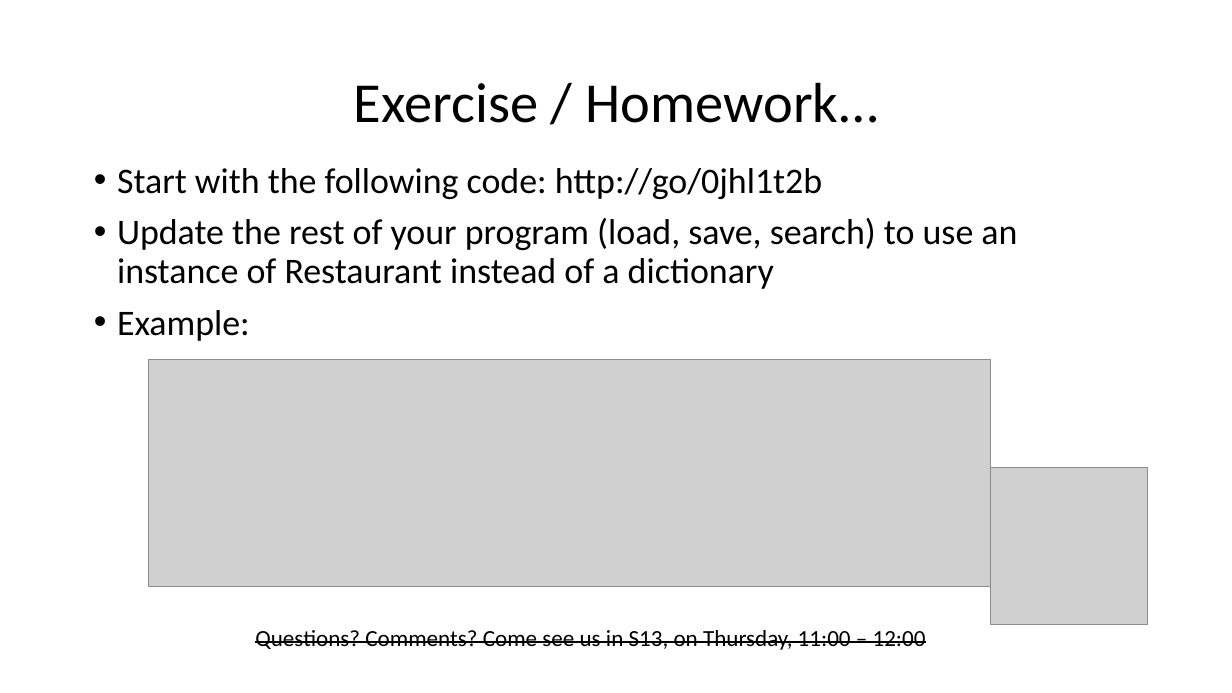
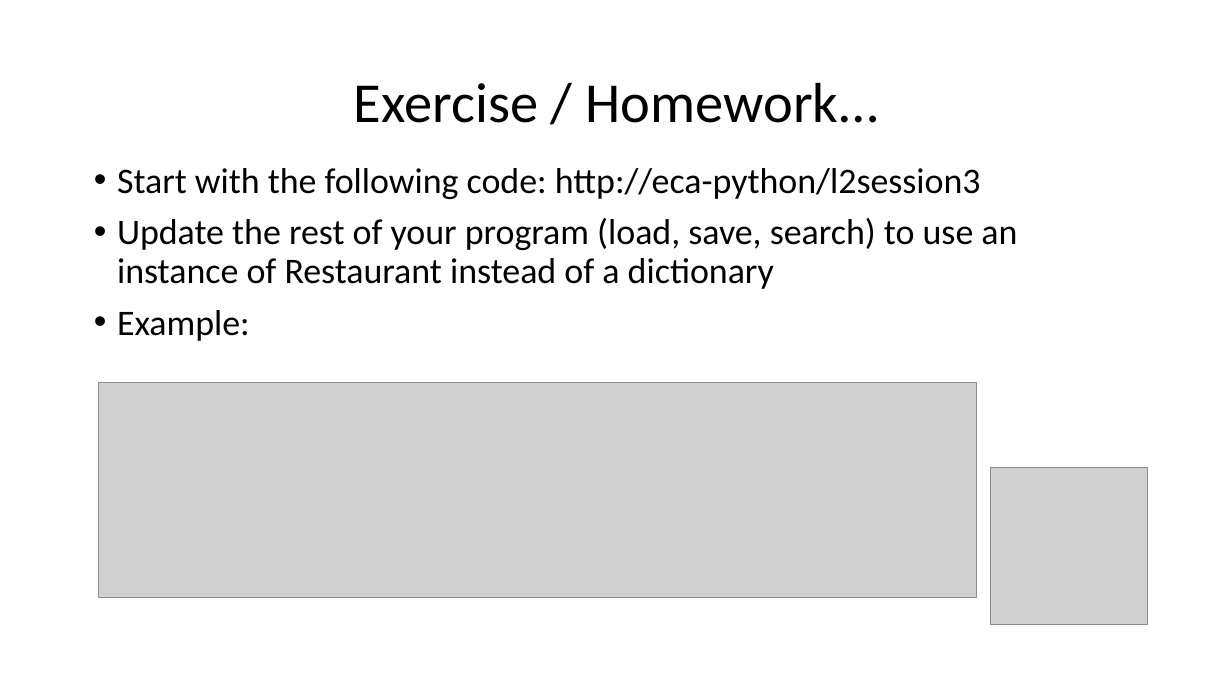
Before and after one commit to wilkotom/python_examples, a slide deck: slide 12 of Python Level 2/Lesson 3/Session 3.pptx. Drawn at 1232x693 pixels with LibreOffice and Linux fonts; fonts in the diff are those of the drawing; grey boxes stand for pictures. Boxes give left, top, right and bottom in pixels: in the first picture for what was removed or moved away, otherwise in the second. Text is boxed around its words. In the diff, an @@ line names an element or a change of style, - is before the commit and + after.

Commit message:
Python 3 examples changes

```diff
--- a/Python Level 2/Lesson 3/Session 3.pptx
+++ b/Python Level 2/Lesson 3/Session 3.pptx
@@ text at [117, 168, 981, 199]: text changed @@
-• Start with the following code: http://go/0jhl1t2b
+• Start with the following code: http://eca-python/l2session3
@@ picture: place and size @@
-picture at [149, 360, 991, 587]
+picture at [99, 383, 977, 597]
@@ text removed at [255, 630, 926, 650] @@
-Questions? Comments? Come see us in S13, on Thursday, 11:00 – 12:00
```
Also in this commit, not shown: 5 other slides changed.
